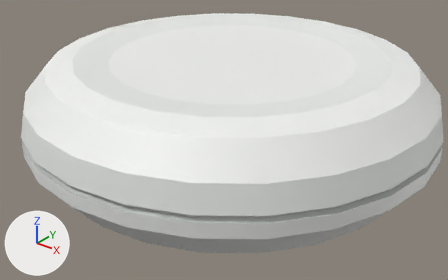
One commit to the Blender file models/gjh-gp-power/gp-power.blend: the scene before it, then after it.
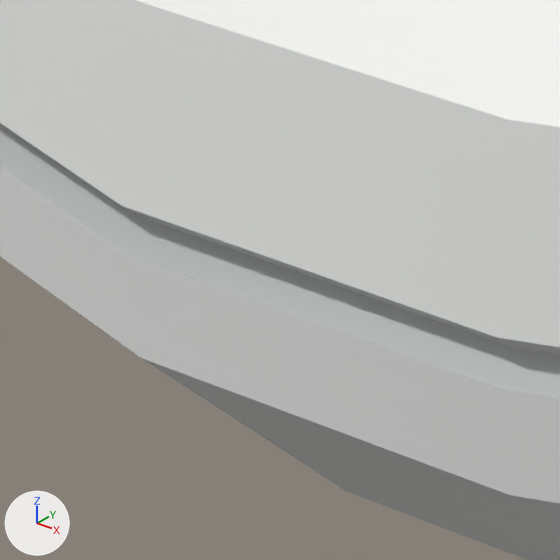
There are two pictures of each version: one from a 50 mm lens placed at (1.15782, -0.03576, 1.07551), pointed at (1.13679, -0.00947, 1.05921), one close up on the part from 12% to 30% of the width and 56% to 84% of the height. Arrows for +X, +Y and +Z are at lower left; the lights stay in place. The last two pictures show the newer version.

In view in the first close-up: 'GP eTag White'.
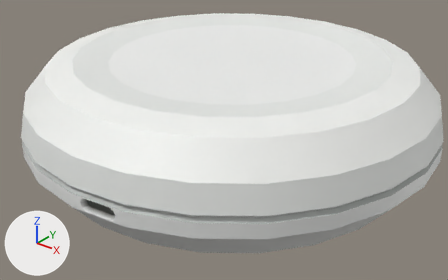
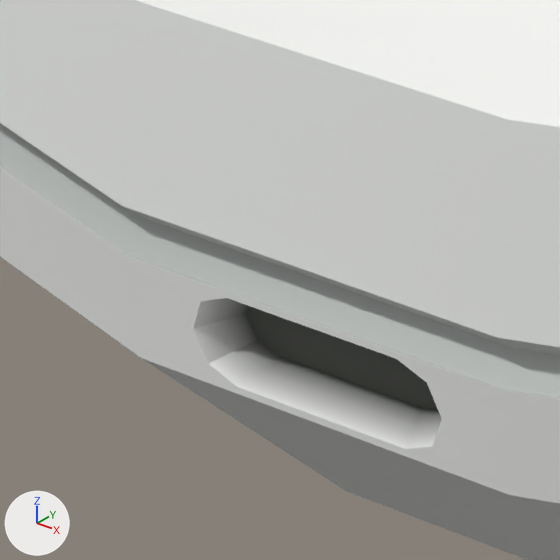
What changed in the scene script:
```text
Change me_gp_etag_white:
    used by ob_gp_etag_white; location = (1.13, 0.0, 1.0525)
    remove me_gp_etag_white.from_pydata(...)  # 816 vertices, 194 faces; spans x -0.016..0.016, y -0.016..0.016, z 0.0..0.0083
    add me_gp_etag_white.from_pydata(...)  # 836 vertices, 216 faces; spans x -0.016..0.016, y -0.016..0.016, z 0.0..0.0083
    me_gp_etag_white part 1
    1 face is deleted
    20 vertices are added at x 0.0007..0.0035, y -0.0159..-0.0152, z 0.0026..0.0035
    23 new faces join them
```

What differs and where, as boxes [x1, y1, x2, y2] in the close-ups (560 x 560 px):
part 1 of me_gp_etag_white, cut back: [128, 256, 510, 495] in both
